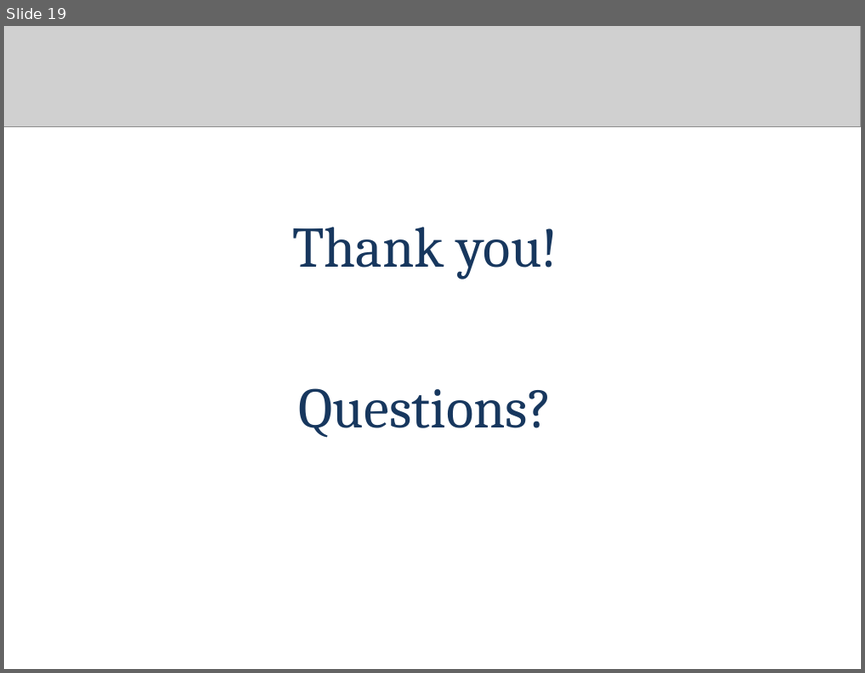
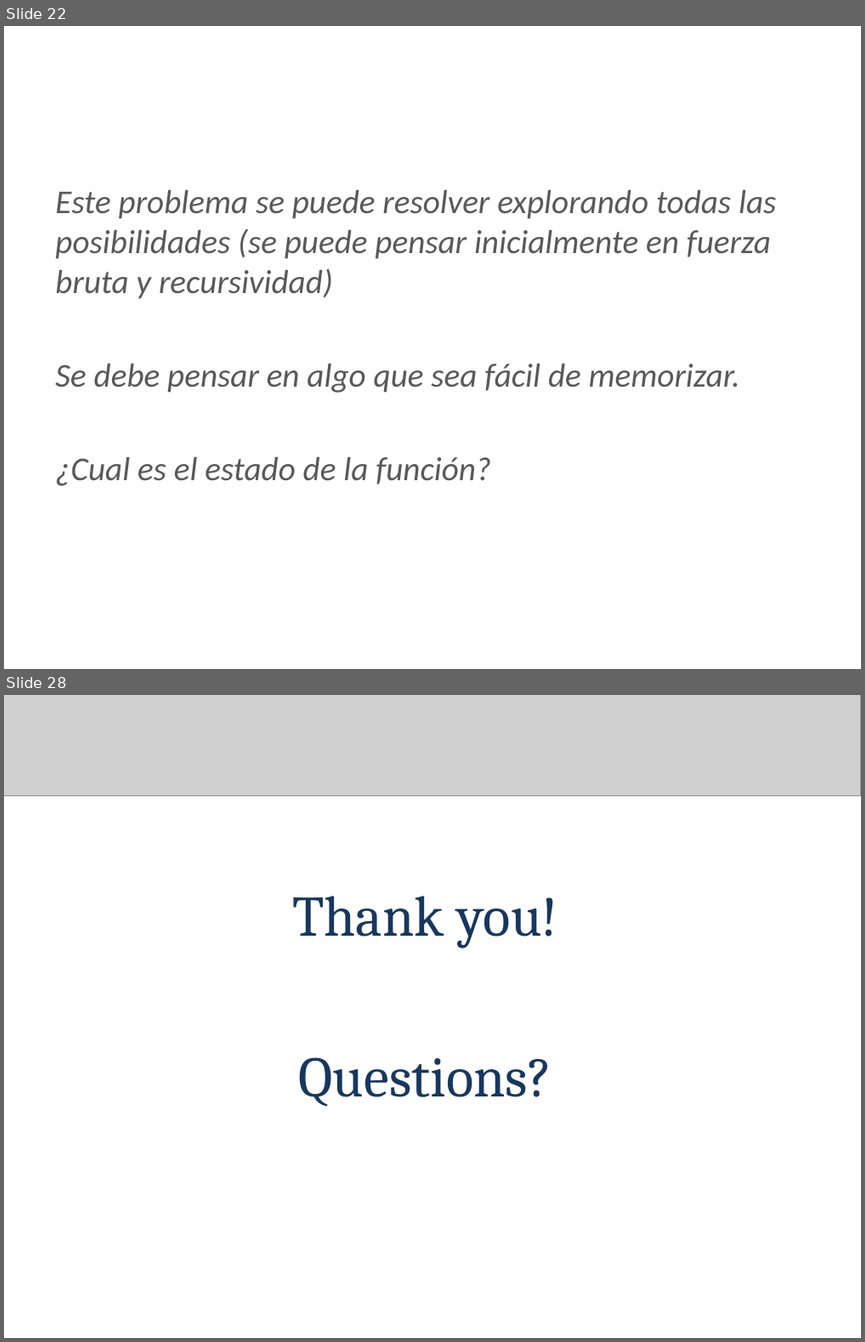
Before and after one commit to arleserp/competitiveProgramming, a slide deck: dynamic programming/DP Nivel 0.pptx. Shown one above the other, each under a label of ours: slide 19 before the commit, slides 22 and 28 after it; the slides between them are not shown. The pictures are 865x673 and 865x1342 pixels, drawn with LibreOffice and Linux fonts; fonts in the diff are those of the drawing; grey boxes stand for pictures; background and template pictures are left out. Boxes give left, top, right and bottom in pixels: in the first picture for what was removed or moved away, otherwise in the second. Text is boxed around its words. In the diff, an @@ line names an element or a change of style, - is before the commit and + after.

```diff
--- a/dynamic programming/DP Nivel 0.pptx
+++ b/dynamic programming/DP Nivel 0.pptx
@@ slide 22 added at bbox=[4, 26, 861, 669], background #FFFFFF @@
@@ title added at bbox=[46, 52, 818, 120], 24 pt, text #FFFFFF, bold @@
+Coin change
@@ text added at bbox=[55, 190, 776, 486], 28 pt, text #595959, italic @@
+Este problema se puede resolver explorando todas las posibilidades (se puede pensar inicialmente en fuerza bruta y recursividad)
+Se debe pensar en algo que sea fácil de memorizar.
+¿Cual es el estado de la función?
@@ what was slide 19 is now slide 28 @@
```
Also in this commit, not shown: 8 other slides added, 2 other files.
